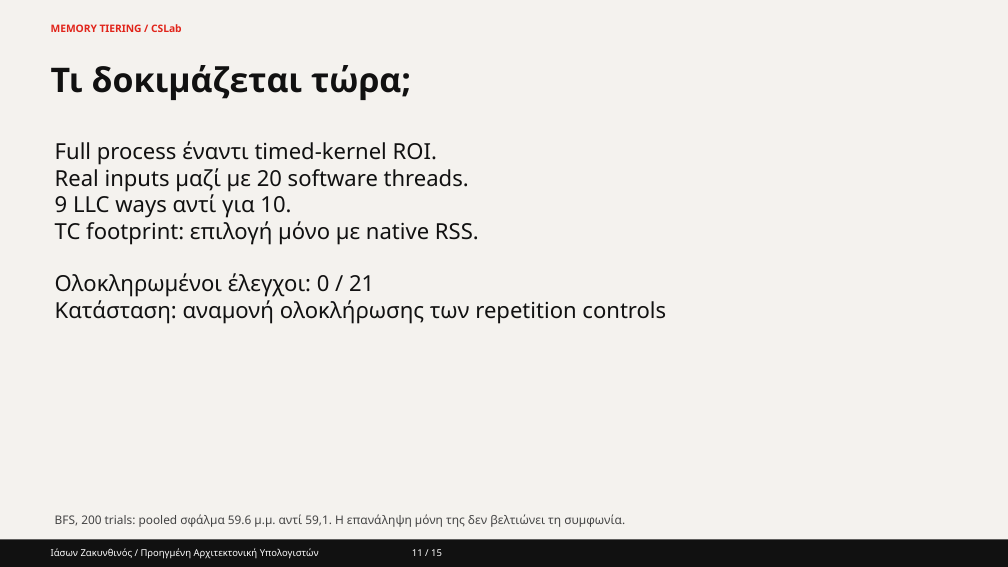
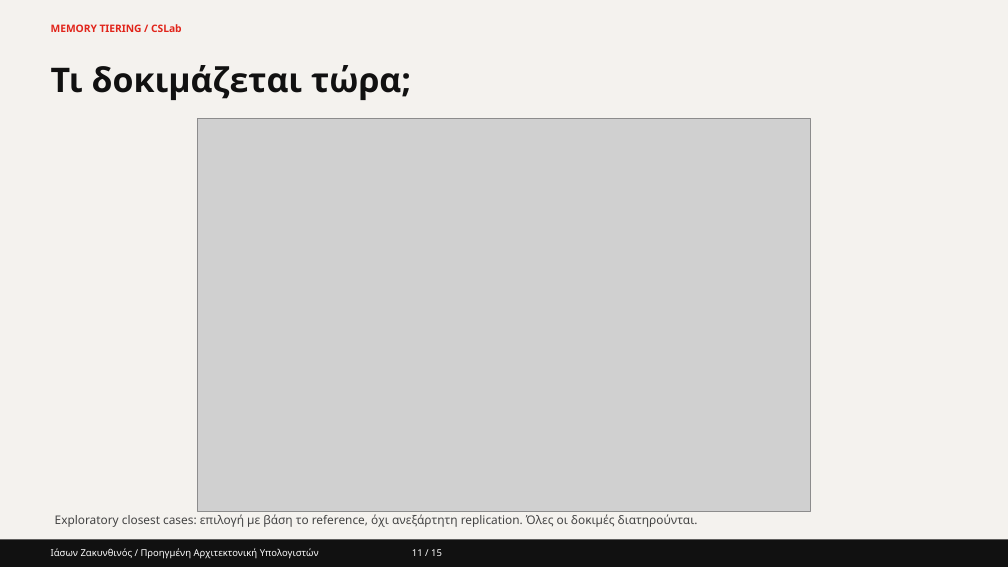
Before and after one commit to Zajason/memory_tiering, a slide deck: slide 11 of presentation/CSLab_Memory_Tiering_Current.pptx. Drawn at 1008x567 pixels with LibreOffice and Linux fonts; fonts in the diff are those of the drawing; grey boxes stand for pictures. Boxes give left, top, right and bottom in pixels: in the first picture for what was removed or moved away, otherwise in the second. Text is boxed around its words. In the diff, an @@ line names an element or a change of style, - is before the commit and + after.

Commit message:
Publish validated repetition and full-process Pin controls with scope caveats

```diff
--- a/presentation/CSLab_Memory_Tiering_Current.pptx
+++ b/presentation/CSLab_Memory_Tiering_Current.pptx
@@ picture added at [198, 118, 811, 512] @@
@@ text removed at [55, 141, 666, 324] @@
-Full process έναντι timed-kernel ROI.
-Real inputs μαζί με 20 software threads.
-9 LLC ways αντί για 10.
-TC footprint: επιλογή μόνο με native RSS.
-Ολοκληρωμένοι έλεγχοι: 0 / 21
-Κατάσταση: αναμονή ολοκλήρωσης των repetition controls
@@ text at [55, 514, 698, 527]: text changed @@
-BFS, 200 trials: pooled σφάλμα 59.6 μ.μ. αντί 59,1. Η επανάληψη μόνη της δεν βελτιώνει τη συμφωνία.
+Exploratory closest cases: επιλογή με βάση το reference, όχι ανεξάρτητη replication. Όλες οι δοκιμές διατηρούνται.
```
Also in this commit, not shown: 29 other files.
